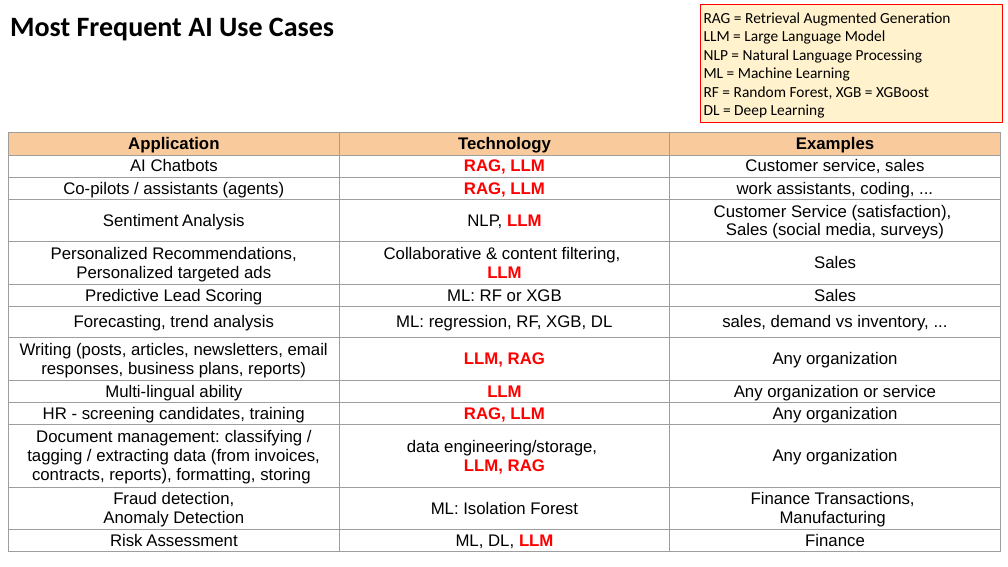
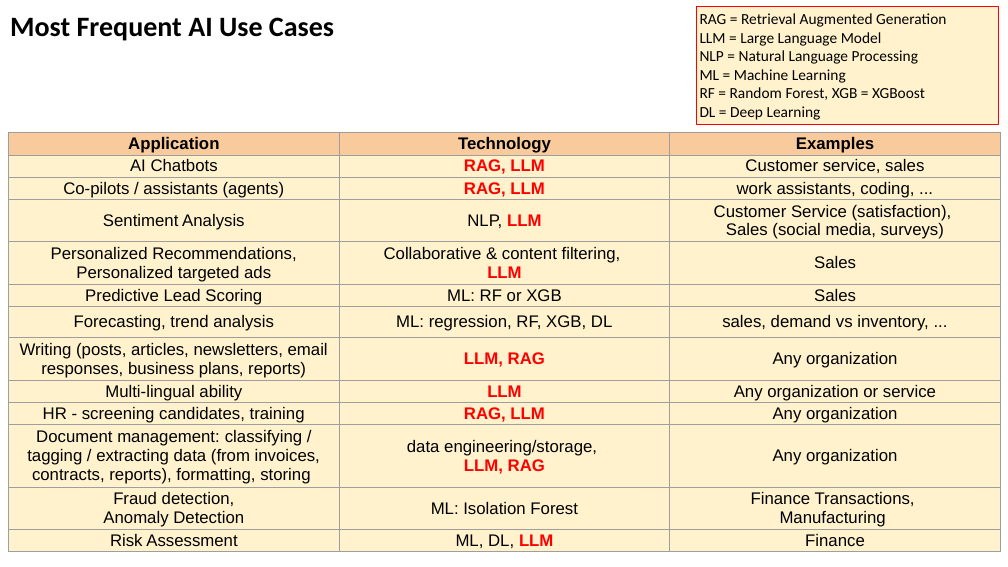
Before and after one commit to lselector/seminar, a slide deck: slide 6 of 2024/2024-04-19-AI-Updates.pptx. Drawn at 1008x567 pixels with LibreOffice and Linux fonts; fonts in the diff are those of the drawing. Boxes give left, top, right and bottom in pixels: in the first picture for what was removed or moved away, otherwise in the second. Text is boxed around its words. In the diff, an @@ line names an element or a change of style, - is before the commit and + after.

```diff
--- a/2024/2024-04-19-AI-Updates.pptx
+++ b/2024/2024-04-19-AI-Updates.pptx
@@ rectangle "RAG = Retrieval Augmented Generation": place and size @@
-rectangle "RAG = Retrieval Augmented Generation" at (701,5,1003,123)
+rectangle "RAG = Retrieval Augmented Generation" at (697,6,999,124)
@@ table at (9,133,1001,552) @@
@@ fill none to #FFF2CC in 36 cells @@
```
Also in this commit, not shown: 14 other slides changed.
